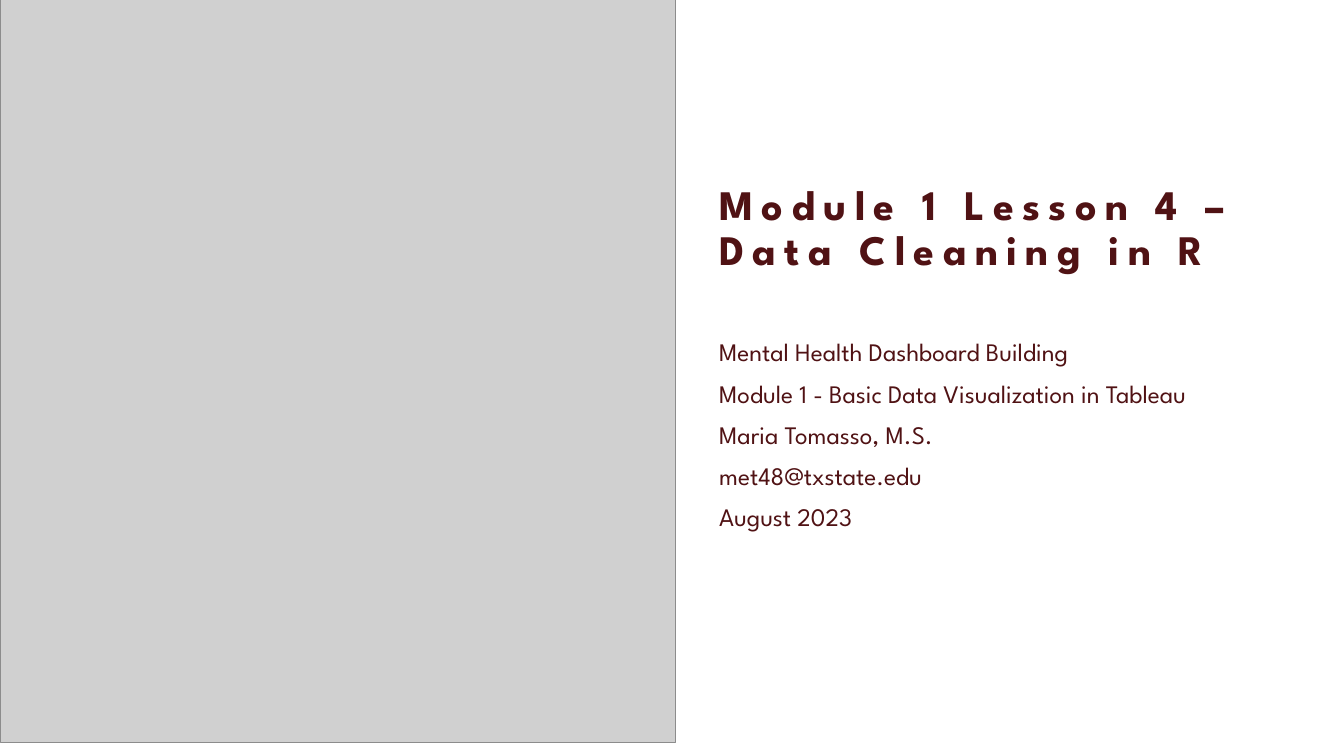
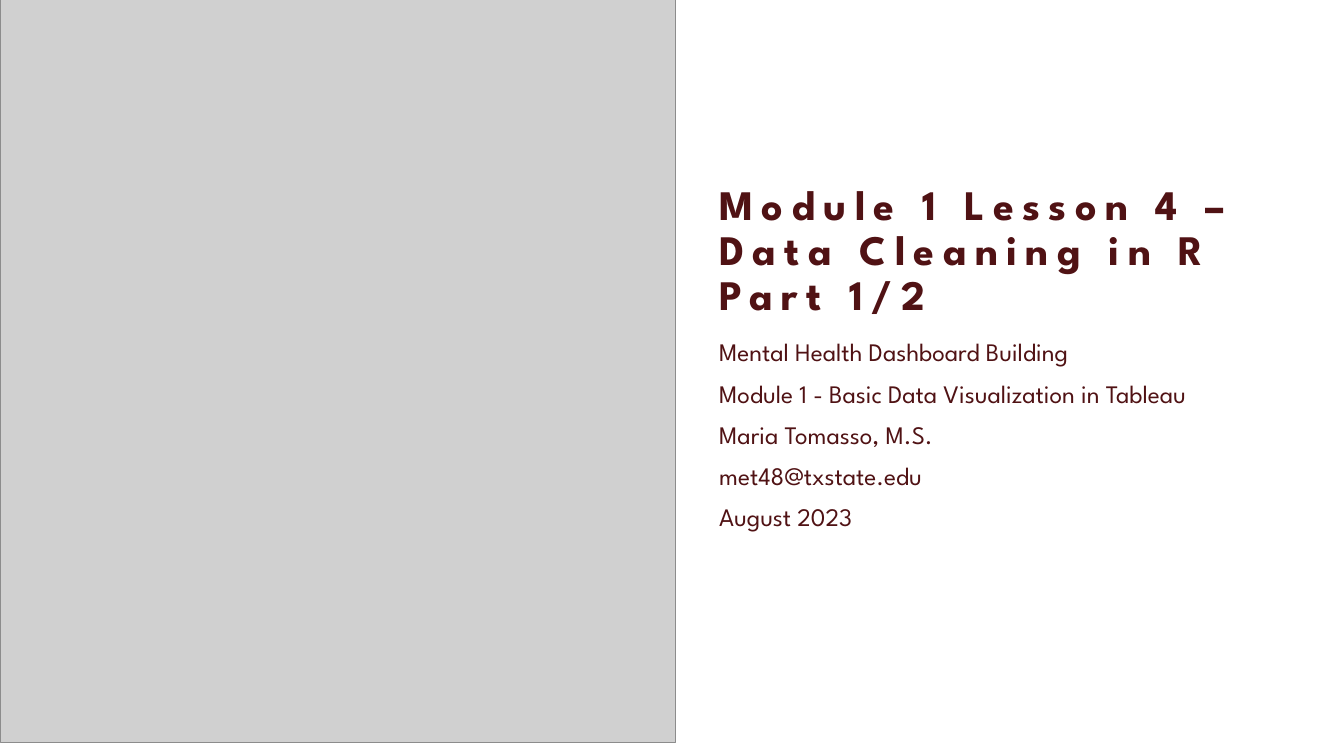
Before and after one commit to MariaElise-T/MH_Dashboard_Tutorial, a slide deck: slide 1 of Formatted_Slides/Module1_Video4.pptx. Drawn at 1344x756 pixels with LibreOffice and Linux fonts; fonts in the diff are those of the drawing; grey boxes stand for pictures; background and template pictures are left out. Boxes give left, top, right and bottom in pixels: in the first picture for what was removed or moved away, otherwise in the second. Text is boxed around its words. In the diff, an @@ line names an element or a change of style, - is before the commit and + after.

Commit message:
slides updates

```diff
--- a/Formatted_Slides/Module1_Video4.pptx
+++ b/Formatted_Slides/Module1_Video4.pptx
@@ title at [719,191,1204,314]: text changed @@
-Module 1 Lesson 4 – Data Cleaning in R
+Module 1 Lesson 4 – Data Cleaning in R Part 1/2
```
Also in this commit, not shown: 3 other slides changed, 8 slides added, 5 other files.
